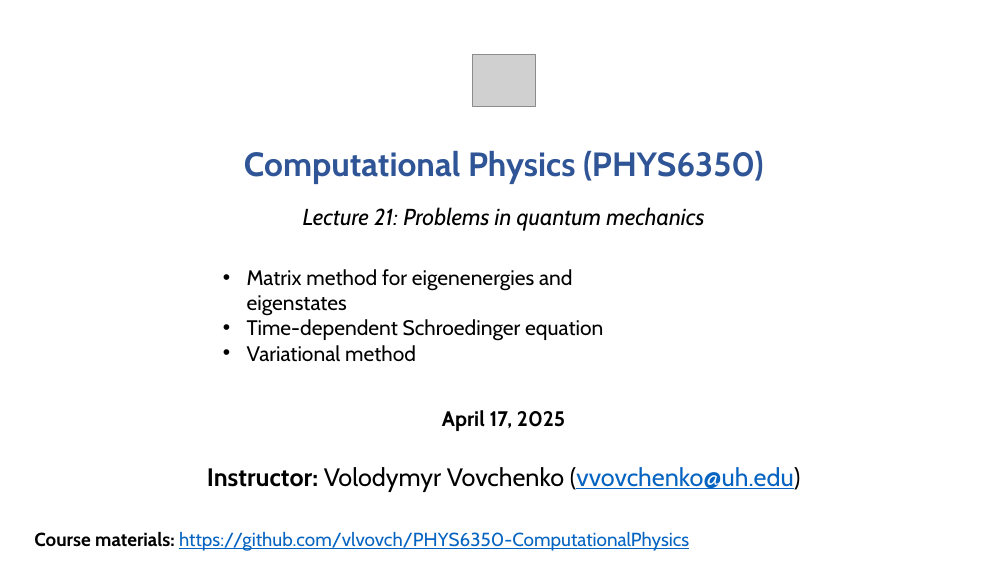
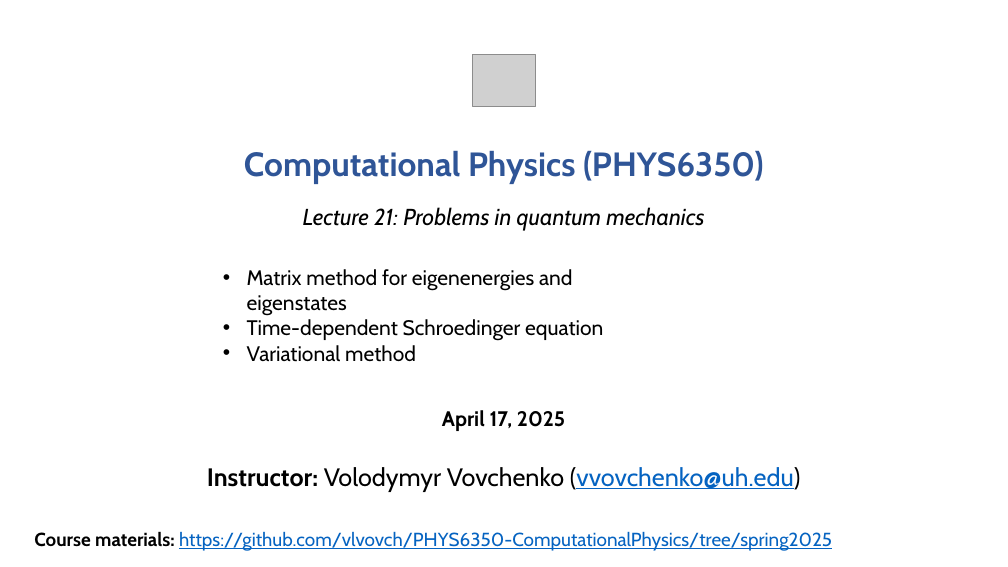
Before and after one commit to vlvovch/PHYS6350-ComputationalPhysics, a slide deck: slide 1 of slides/Lecture21-04-17-25-QuantumMechanics.pptx. Drawn at 1008x567 pixels with LibreOffice and Linux fonts; fonts in the diff are those of the drawing; grey boxes stand for pictures. Boxes give left, top, right and bottom in pixels: in the first picture for what was removed or moved away, otherwise in the second. Text is boxed around its words. In the diff, an @@ line names an element or a change of style, - is before the commit and + after.

Commit message:
Added QuantumMechanics and ML lectures and other content

```diff
--- a/slides/Lecture21-04-17-25-QuantumMechanics.pptx
+++ b/slides/Lecture21-04-17-25-QuantumMechanics.pptx
@@ text at box(34, 531, 832, 551): text changed @@
-Course materials: https://github.com/vlvovch/PHYS6350-ComputationalPhysics
+Course materials: https://github.com/vlvovch/PHYS6350-ComputationalPhysics/tree/spring2025
```
Also in this commit, not shown: 8 other files.
